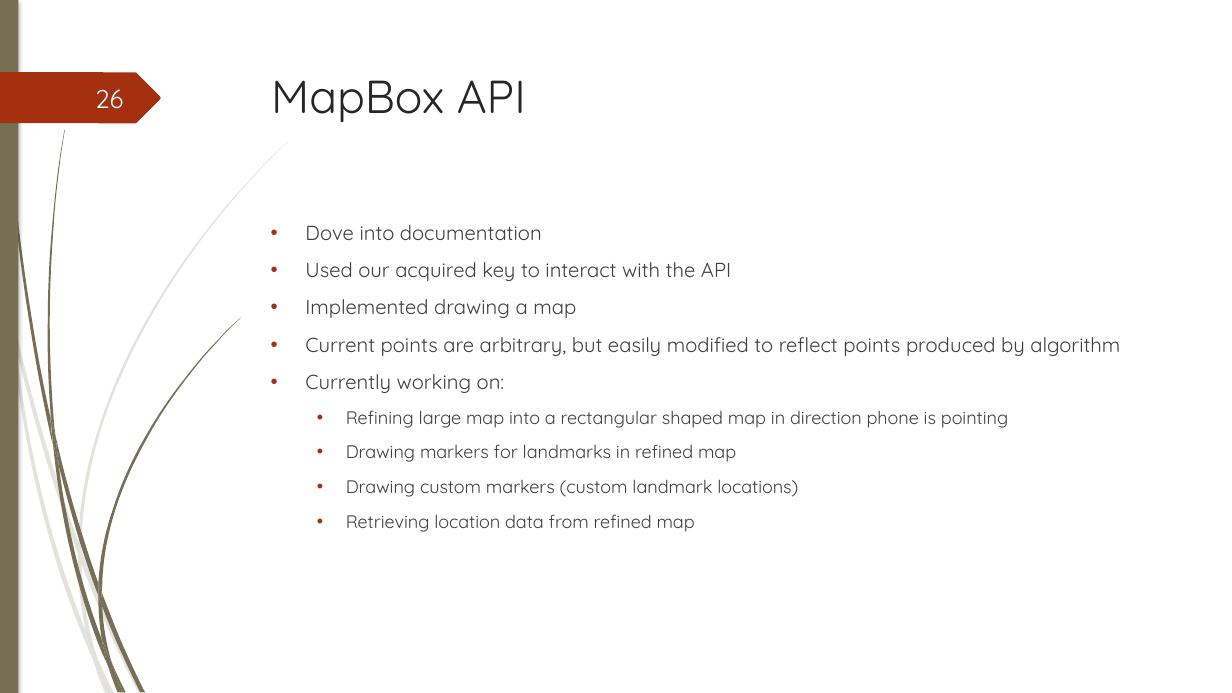
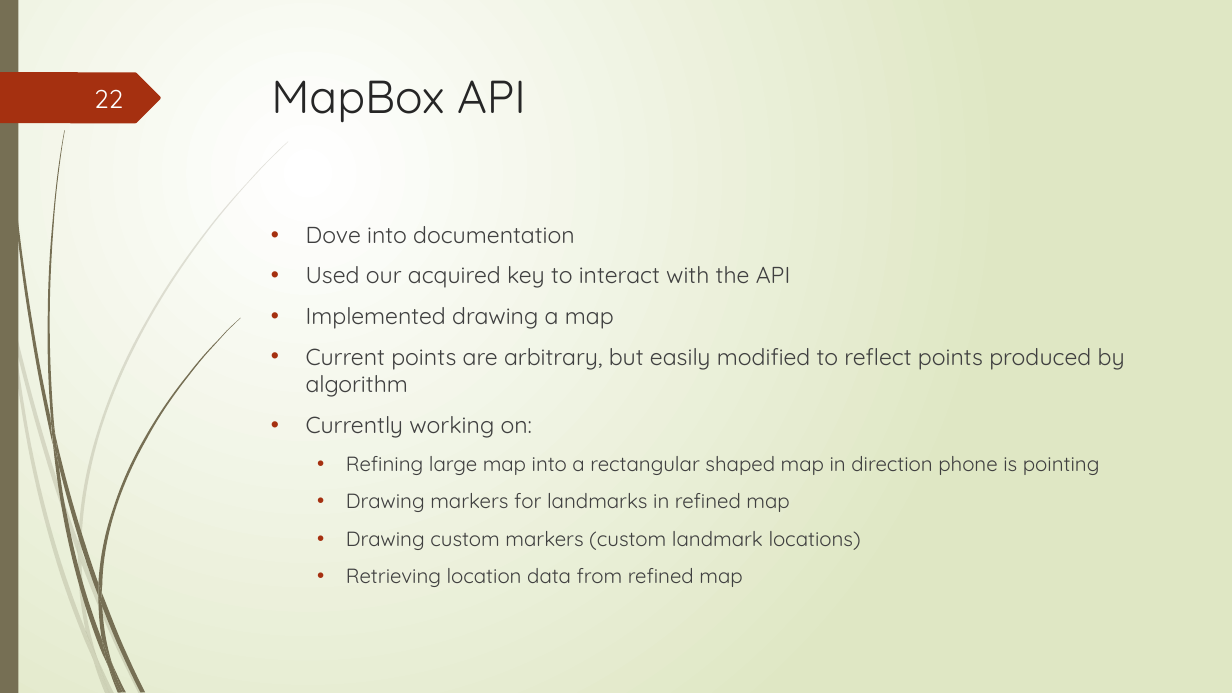
Before and after one commit to junmin-yee/Landmarked, a slide deck: slide 22 of Presentations/Sprint01 ReviewMeeting.pptx (slide 26 before the commit). Drawn at 1232x693 pixels with LibreOffice and Linux fonts; fonts in the diff are those of the drawing. Boxes give left, top, right and bottom in pixels: in the first picture for what was removed or moved away, otherwise in the second. Text is boxed around its words. In the diff, an @@ line names an element or a change of style, - is before the commit and + after.

```diff
--- a/Presentations/Sprint01 ReviewMeeting.pptx
+++ b/Presentations/Sprint01 ReviewMeeting.pptx
@@ background #FFFFFF to gradient #FFFFFF to #DFE8C4 @@
@@ rectangle at box(0, 0, 18, 693): shadow off @@
@@ outline redrawn in 13 elements at box(13, 319, 79, 554), box(81, 551, 143, 693), box(10, 323, 93, 660), box(78, 554, 97, 657), box(79, 141, 288, 551), box(86, 631, 110, 693), box(3, 0, 53, 445), box(102, 592, 145, 692), box(47, 130, 65, 436), box(98, 318, 240, 592), box(98, 596, 112, 665), box(98, 583, 102, 606), box(0, 72, 161, 123) @@
@@ page number at box(94, 89, 123, 108): text changed @@
-26
+22
@@ text "Dove into documentation" at box(306, 226, 1125, 587): size 15.8 to 18 pt in "Dove into documentation", "Used our acquired key to interact with ...", "Implemented drawing a map", "Current points are arbitrary, but easily modified ..." and 1 more places; size 14.1 to 16 pt in "Refining large map into a rectangular shaped ...", "Drawing markers for landmarks in refined map", "Drawing custom markers (custom landmark locations)", "Retrieving location data from refined map"; indent changed @@
```
Also in this commit, not shown: 22 other slides changed, 4 slides added, 9 slides removed.
